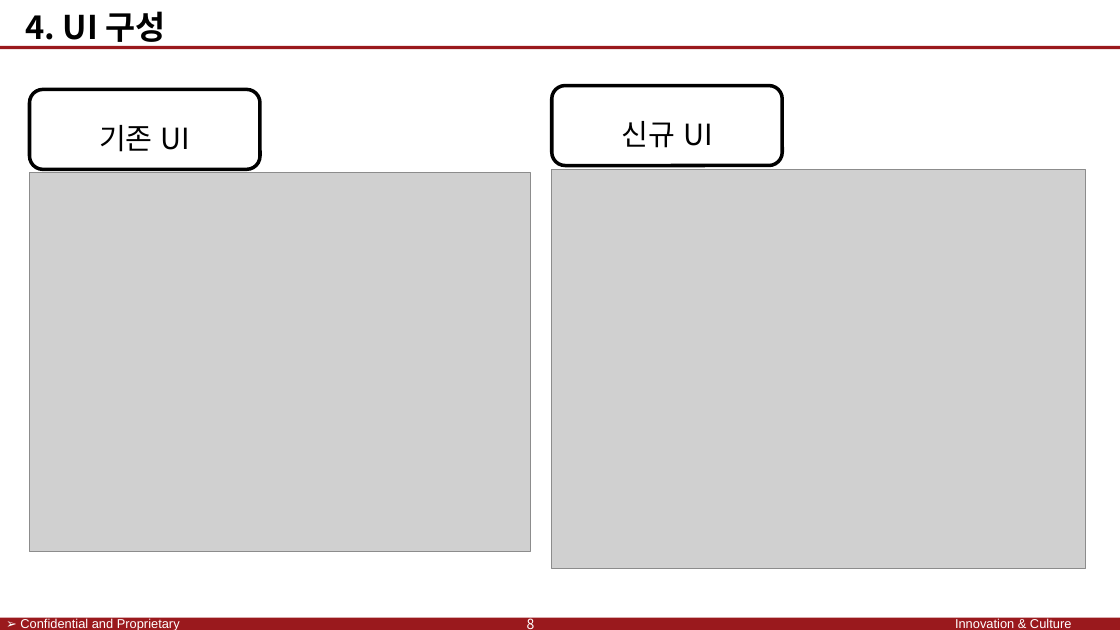
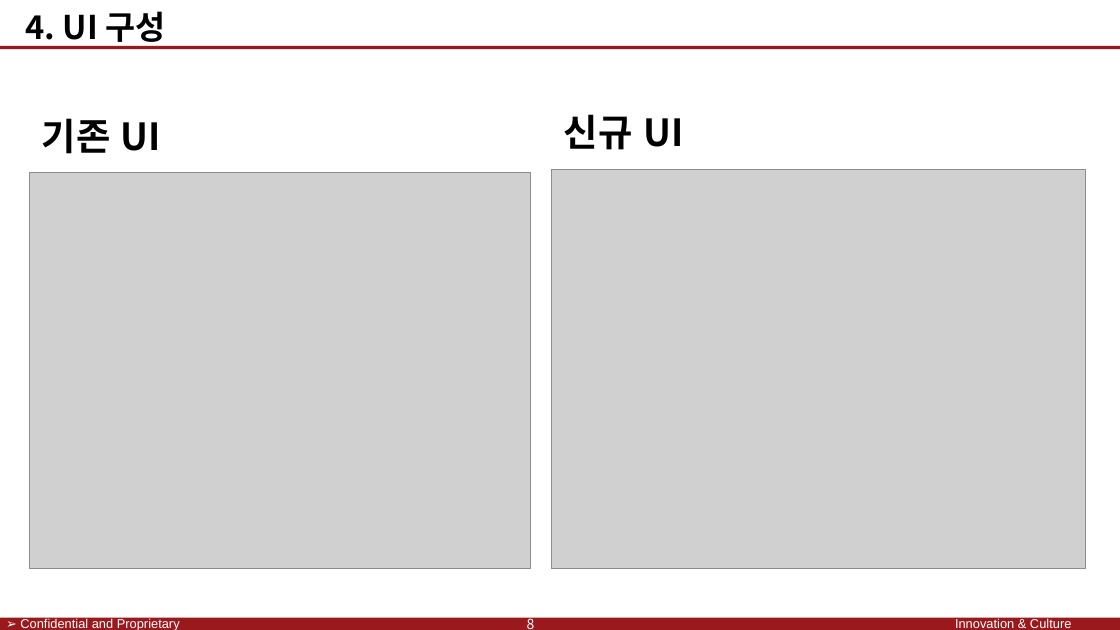
Before and after one commit to SaintSeong/JusungProject, a slide deck: slide 14 of A조 발표/A조 발표 최종.pptx. Drawn at 1120x630 pixels with LibreOffice and Linux fonts; fonts in the diff are those of the drawing; grey boxes stand for pictures; background and template pictures are left out. Boxes give left, top, right and bottom in pixels: in the first picture for what was removed or moved away, otherwise in the second. Text is boxed around its words. In the diff, an @@ line names an element or a change of style, - is before the commit and + after.

```diff
--- a/A조 발표/A조 발표 최종.pptx
+++ b/A조 발표/A조 발표 최종.pptx
@@ text "기존 UI": place and size @@
-text "기존 UI" at box(29, 89, 260, 169)
+text "기존 UI" at box(42, 118, 161, 154)
@@ text "기존 UI" at box(42, 118, 161, 154): size 25 to 32 pt, bold on; alignment centre to left; outline #000000 3 pt to none @@
@@ text "신규 UI": place and size @@
-text "신규 UI" at box(552, 86, 782, 166)
+text "신규 UI" at box(564, 114, 683, 150)
@@ text "신규 UI" at box(564, 114, 683, 150): size 25 to 32 pt, bold on; alignment centre to left; outline #000000 3 pt to none @@
@@ picture: place and size @@
-picture at box(29, 172, 530, 552)
+picture at box(29, 172, 530, 569)
```
Also in this commit, not shown: 2 other slides changed.
